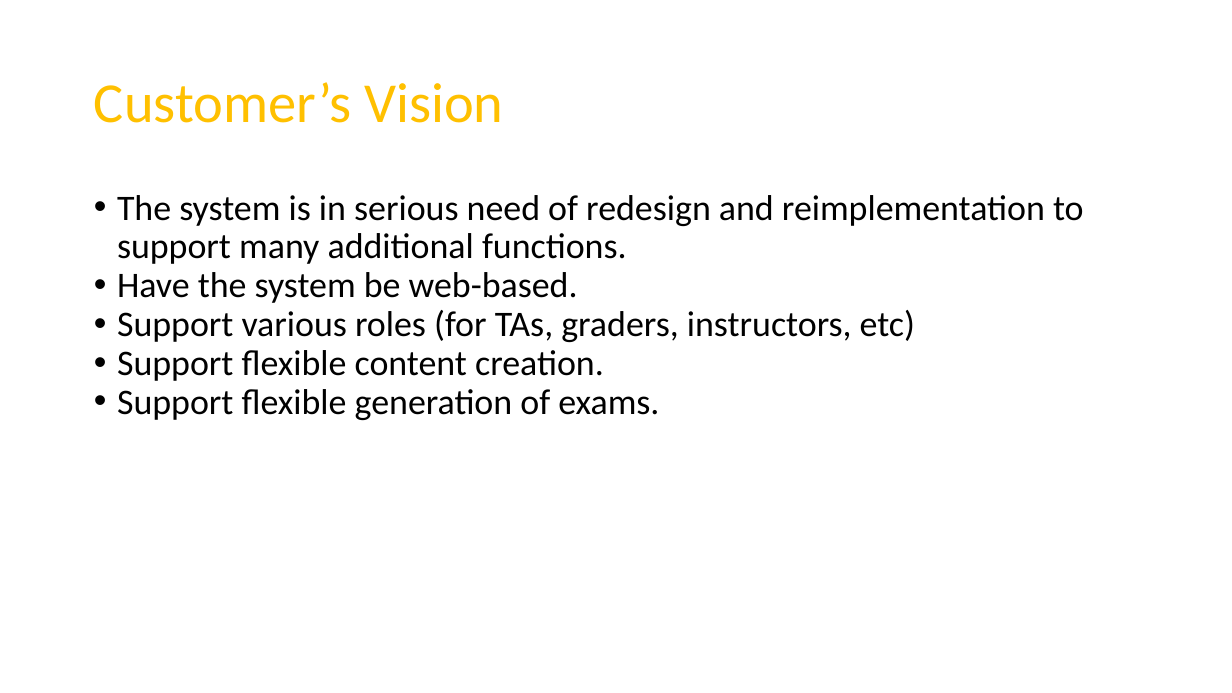
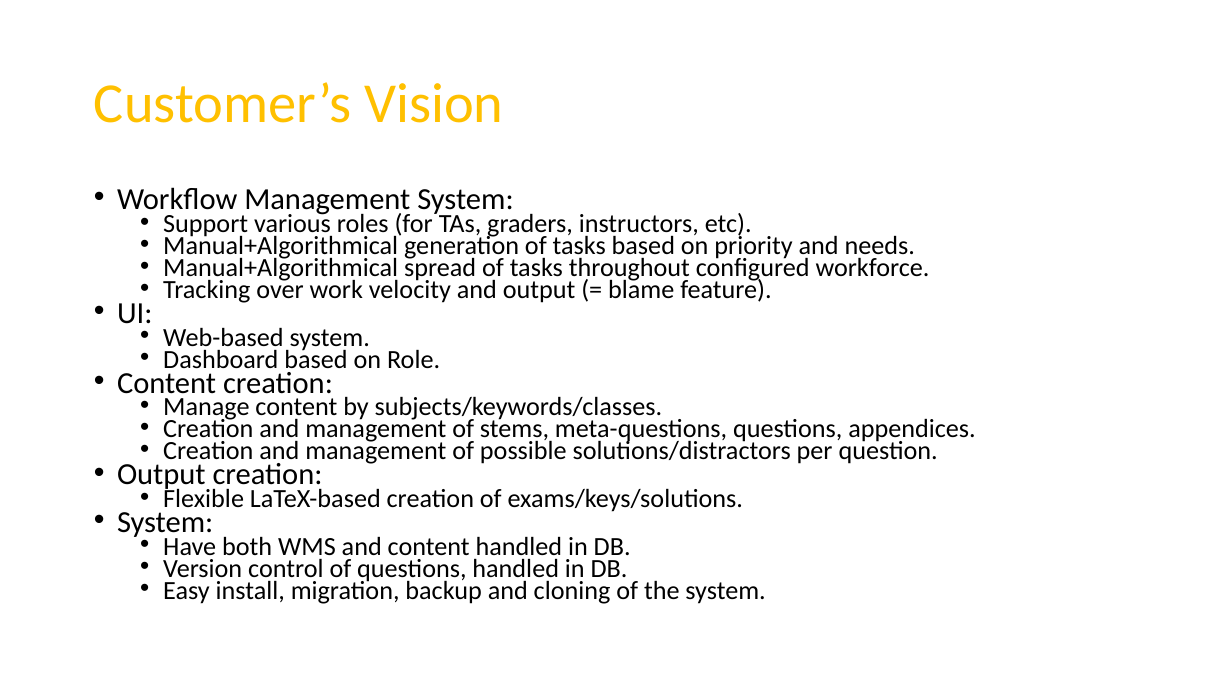
Before and after one commit to RoiTief/Exam-Management-System, a slide deck: slide 6 of docs/Exam Management System - PROPOSAL.pptx. Drawn at 1232x693 pixels with LibreOffice and Linux fonts; fonts in the diff are those of the drawing. Boxes give left, top, right and bottom in pixels: in the first picture for what was removed or moved away, otherwise in the second. Text is boxed around its words. In the diff, an @@ line names an element or a change of style, - is before the commit and + after.

```diff
--- a/docs/Exam Management System - PROPOSAL.pptx
+++ b/docs/Exam Management System - PROPOSAL.pptx
@@ text at bbox=[117, 187, 975, 604]: text changed; size 28 to 20.4 pt @@
-• The system is in serious need of redesign and reimplementation to support many additional functions.
-• Have the system be web-based.
-• Support various roles (for TAs, graders, instructors, etc)
-• Support flexible content creation.
-• Support flexible generation of exams.
+• Workflow Management System:
+  • Support various roles (for TAs, graders, instructors, etc).
+  • Manual+Algorithmical generation of tasks based on priority and needs.
+  • Manual+Algorithmical spread of tasks throughout configured workforce.
+  • Tracking over work velocity and output (= blame feature).
+• UI:
+  • Web-based system.
+  • Dashboard based on Role.
+• Content creation:
+  • Manage content by subjects/keywords/classes.
+  • Creation and management of stems, meta-questions, questions, appendices.
+  • Creation and management of possible solutions/distractors per question.
+• Output creation:
+  • Flexible LaTeX-based creation of exams/keys/solutions.
+• System:
+  • Have both WMS and content handled in DB.
+  • Version control of questions, handled in DB.
+  • Easy install, migration, backup and cloning of the system.
```
Also in this commit, not shown: 3 other slides changed, 1 other file.
